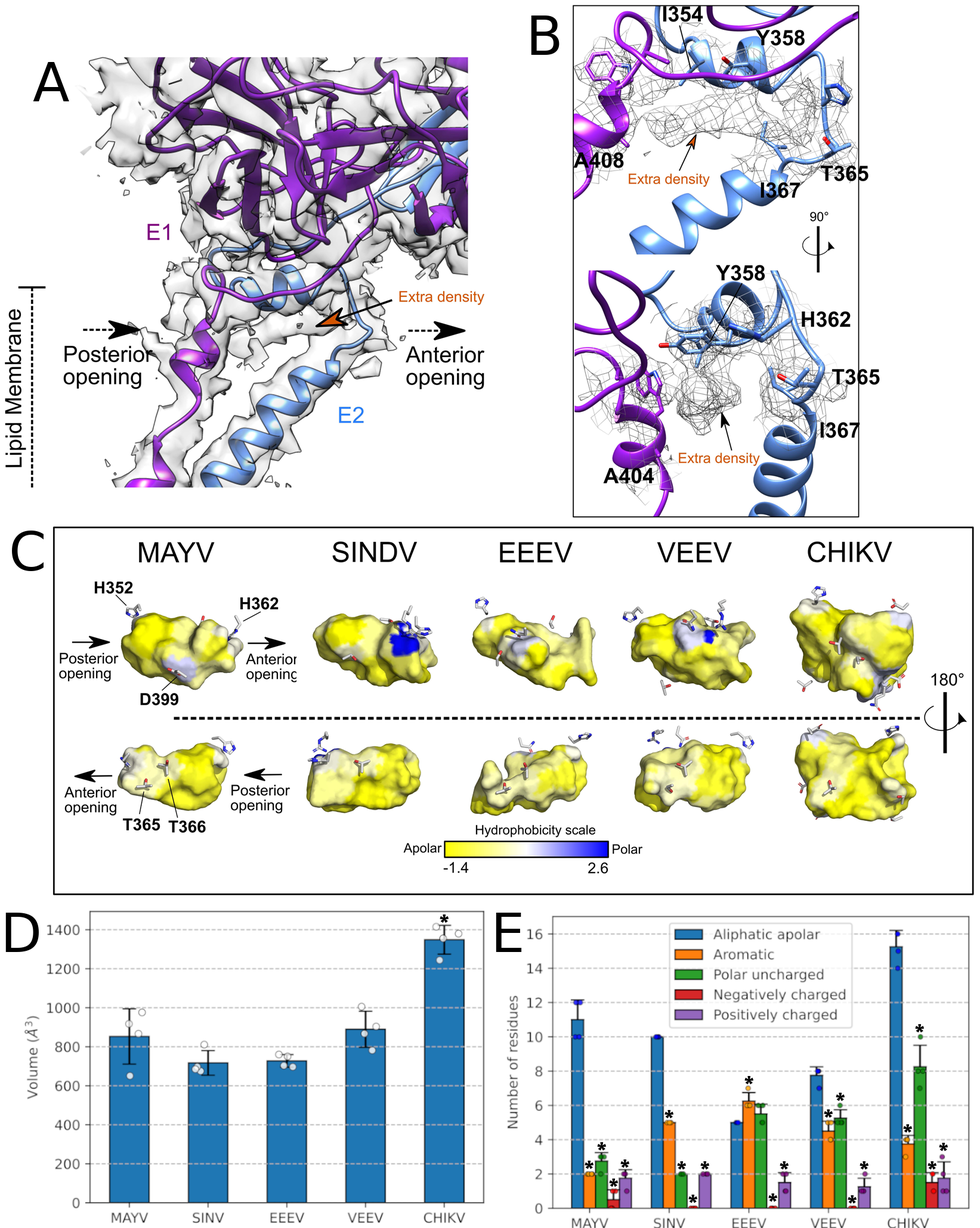
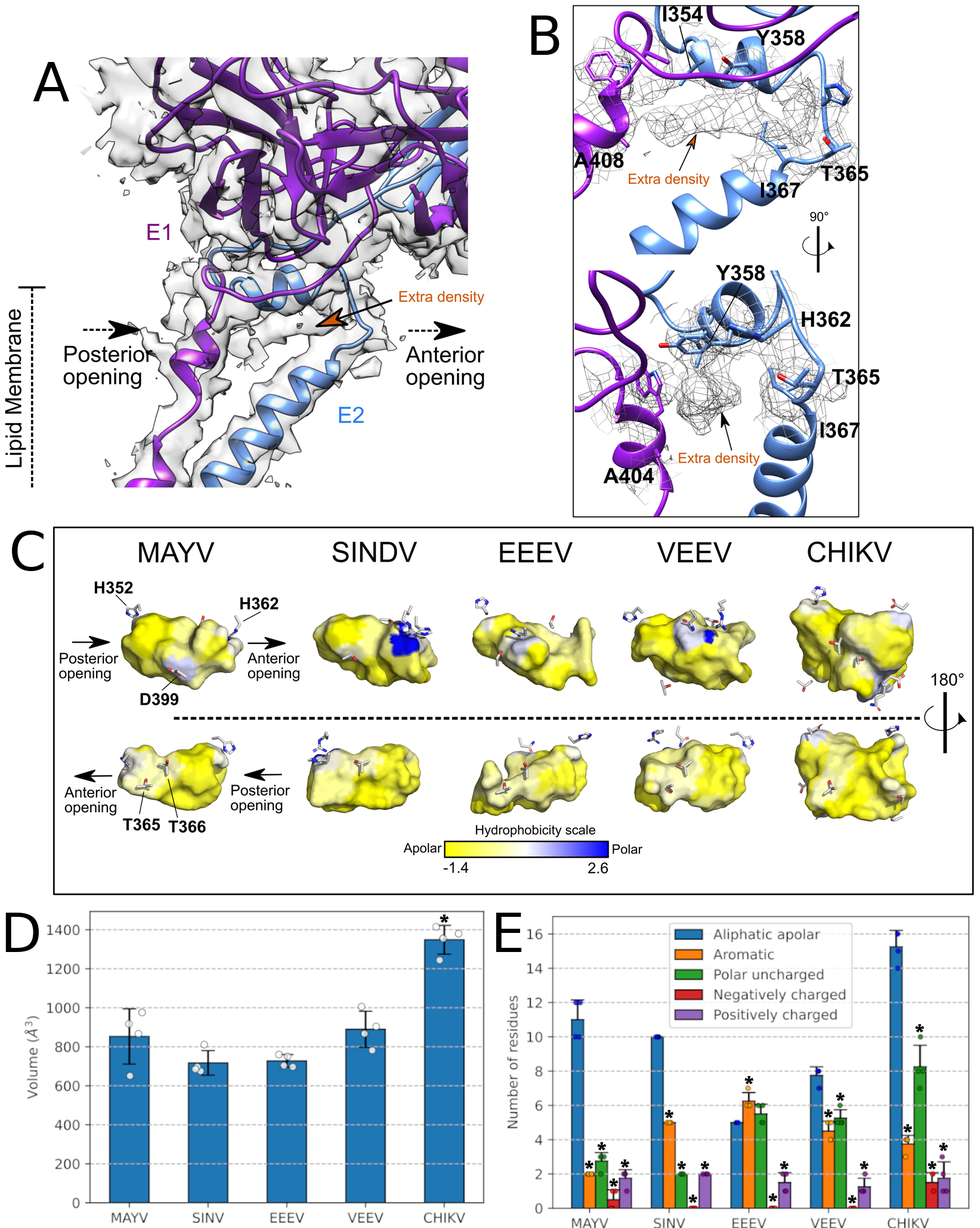
Layered file, before and after one edit (w=980, h=1228). Changes by layer:
painted on "e1-e2-sites" over [245, 652, 301, 683]
